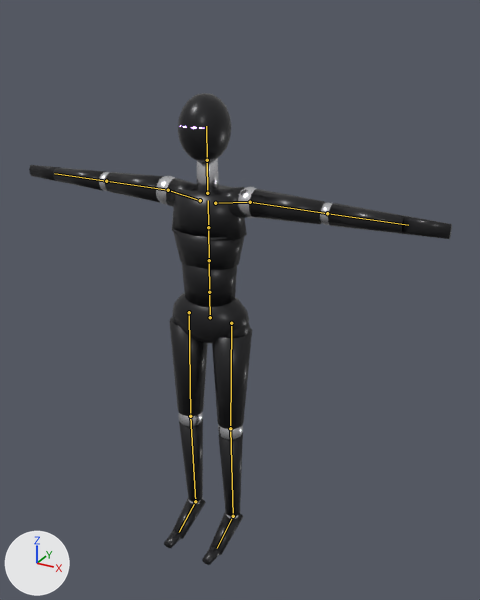
Renders of the glTF model assets/pilgrim/pilgrim.glb from each side of a commit.
Camera for both pictures: a camera (50 mm lens) standing at (1.15, -1.86, 1.99) and looking at (0.1, 0.04, 1.04). The axes (+X, +Y, +Z) are drawn at lower left. The lights are the same throughout. The picture after the commit comes second. The bones that change, and the others that lie on the model, are drawn over the model as lines.

In view in the first picture: 'Body'.
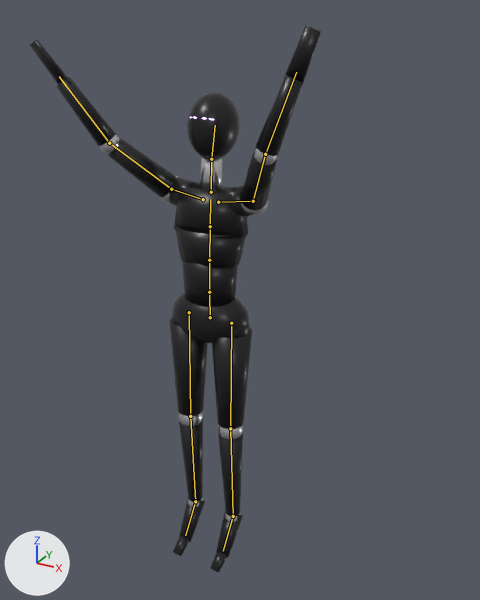
The newer file adds an action. The first version stands in its rest pose; the second is drawn at frame 43 of the action 'sink_loop'.

The change in detail:
Bone 'LeftFoot' (bone_leftfoot) turns from (0, 0, 0) to (30, 0, 0) degrees about its own x, y and z.
Bone 'RightFoot' (bone_rightfoot) turns from (0, 0, 0) to (30, 0, 0) degrees about its own x, y and z.
Bone 'Spine' (bone_spine) turns from (0, 0, 0) to (-2, 0, 0) degrees about its own x, y and z.
Bone 'Chest' (bone_chest) turns from (0, 0, 0) to (-2, 0, 0) degrees about its own x, y and z.
Bone 'LeftUpperArm' (bone_leftupperarm) turns from (0, 0, 0) to (-64, -138, 0) degrees about its own x, y and z.
Bone 'LeftLowerArm' (bone_leftlowerarm) turns from (0, 0, 0) to (1, -3, -31) degrees about its own x, y and z.
Bone 'Head' (bone_head) turns from (0, 0, 0) to (-10, 0, 0) degrees about its own x, y and z.
Bone 'RightUpperArm' (bone_rightupperarm) turns from (0, 0, 0) to (-64, 132, 0) degrees about its own x, y and z.
Bone 'RightLowerArm' (bone_rightlowerarm) turns from (0, 0, 0) to (0, 2, 19) degrees about its own x, y and z.

What differs and where, as boxes [x1, y1, x2, y2] in the pictures (480 x 600 px):
'Body', posed (31% narrower, 16% taller)
    before: [29, 93, 452, 565]
    after: [30, 25, 321, 572]
bone 'LeftFoot', root to tip
    before: (233, 516) to (217, 548)
    after: (233, 516) to (223, 551)
bone 'RightFoot', root to tip
    before: (195, 501) to (179, 532)
    after: (195, 501) to (185, 535)
bone 'Chest', root to tip
    before: (209, 260) to (208, 227)
    after: (209, 260) to (210, 226)
bone 'LeftUpperArm', root to tip
    before: (250, 202) to (327, 213)
    after: (253, 201) to (265, 153)
bone 'LeftLowerArm', root to tip
    before: (327, 213) to (408, 225)
    after: (265, 154) to (296, 72)
bone 'Head', root to tip
    before: (207, 160) to (206, 126)
    after: (211, 159) to (215, 125)
bone 'RightUpperArm', root to tip
    before: (168, 190) to (106, 181)
    after: (171, 189) to (109, 143)
bone 'RightLowerArm', root to tip
    before: (106, 181) to (54, 173)
    after: (109, 143) to (59, 76)
